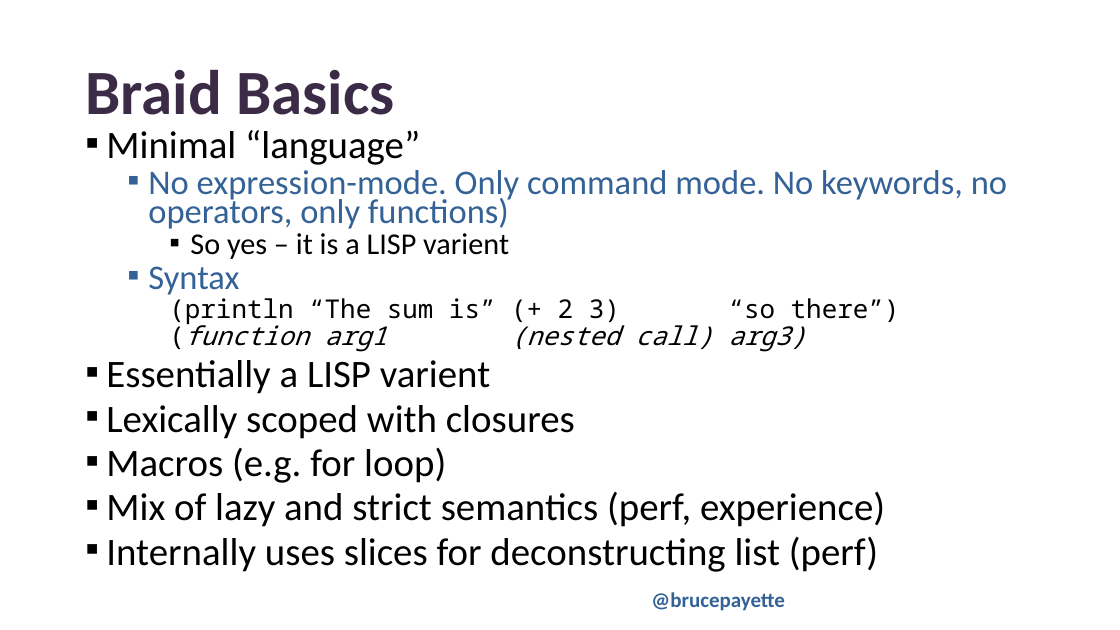
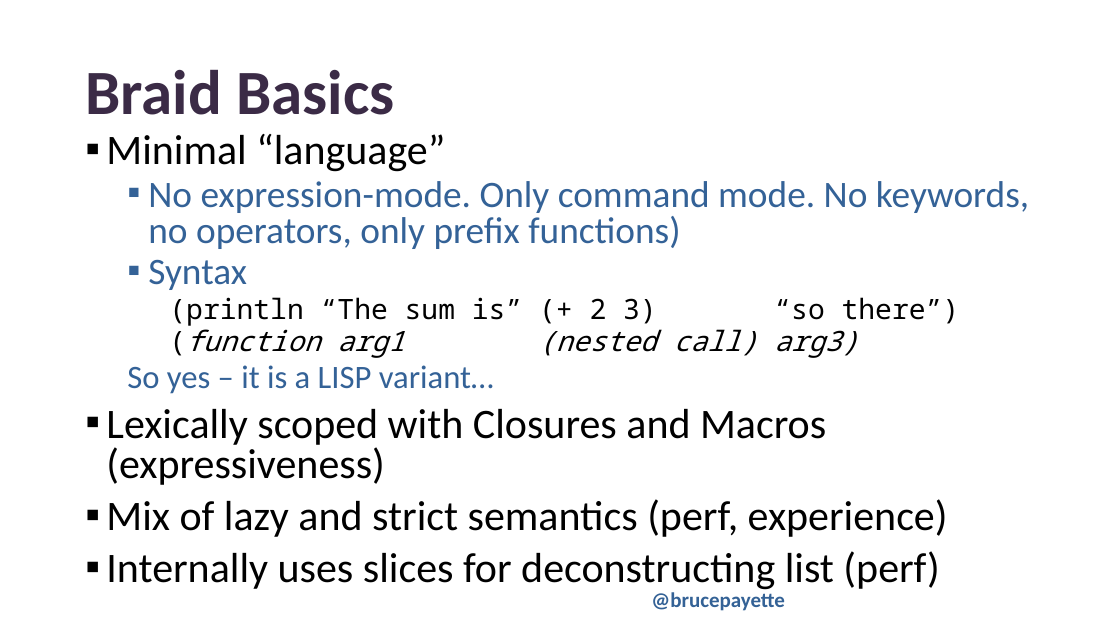
Before and after one commit to BrucePay/PSConfEU2024, a slide deck: slide 11 of payette_2024_braid.pptx. Drawn at 1120x630 pixels with LibreOffice and Linux fonts; fonts in the diff are those of the drawing; background and template pictures are left out. Boxes give left, top, right and bottom in pixels: in the first picture for what was removed or moved away, otherwise in the second. Text is boxed around its words. In the diff, an @@ line names an element or a change of style, - is before the commit and + after.

Commit message:
Post presentations. The braid_examples.tl is a start at a tour of braid.

```diff
--- a/payette_2024_braid.pptx
+++ b/payette_2024_braid.pptx
@@ text at (106, 134, 960, 593): size 33.3 to 36 pt in "Minimal “language”", "Mix of lazy and strict semantics (perf, ...", "Internally uses slices for deconstructing list (perf)"; size 29.6 to 32 pt in "Syntax"; size 22.2 to 24 pt in "(println “The sum is” (+ 2 3) ...", "(function arg1 (nested call) arg3)"; line spacing 0.7 to 0.8 @@
@@ text at (148, 181, 1029, 249): text changed; size 29.6 to 32 pt @@
-  ▪ No expression-mode. Only command mode. No keywords, no operators, only functions)
-    ▪ So yes – it is a LISP varient
+  ▪ No expression-mode. Only command mode. No keywords, no operators, only prefix functions)
@@ text at (106, 365, 826, 485): text changed; size 33.3 to 36 pt @@
-▪ Essentially a LISP varient
-▪ Lexically scoped with closures
-▪ Macros (e.g. for loop)
+  So yes – it is a LISP variant…
+▪ Lexically scoped with Closures and Macros (expressiveness)
```
Also in this commit, not shown: 6 other slides changed, 3 slides added, 1 other file.
